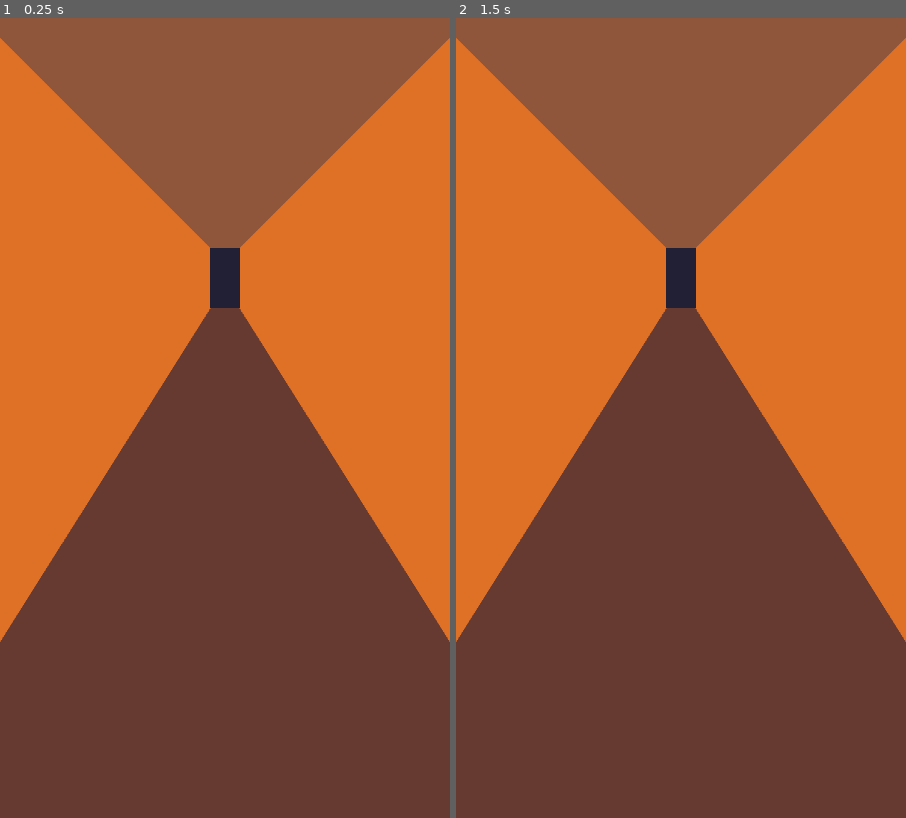
Above: before the commit, frames 1-2 (left to right).
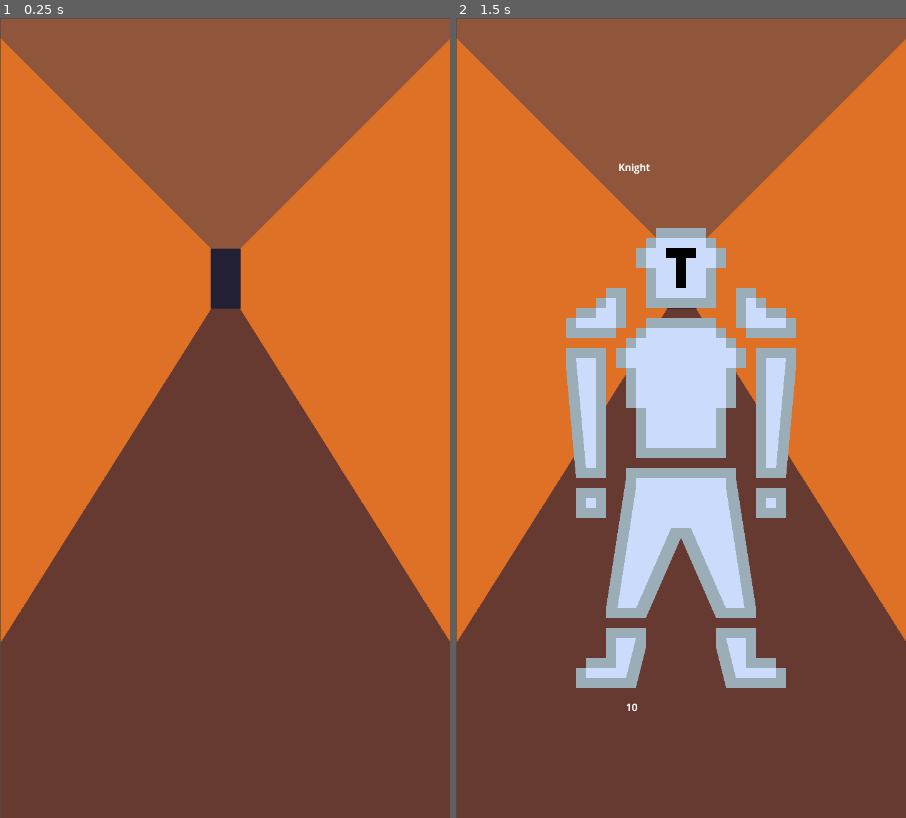
Above: after the commit, the same moments.

Repository: 3mhurley/swipe-of-fate
Game: Godot game, scene res://Scenes/tunnel.tscn
Same seed, same stepped clock (60 frames per second), same inputs: the game is played once before the commit and once after it. Before the commit the project starts from res://Scenes/main.tscn.
Inputs:
- Up to frame 1 (0.25 s): no input
- Up to frame 2 (1.5 s): click "Create Enemy" at 0.5 s; click "Create Enemy" at 1.25 s

The runs differ from the first frame. In frame 1, 0.6% of the frame differs, in the area x 0-100%, y 0-78%; in frame 2, 17%, in the area x 0-100%, y 0-87%.

Commit message:
Reverting to commit 54edde42b8a361de806e892f7af263e0cc869e3a

Diff:
--- a/Scenes/main.tscn
+++ b/Scenes/main.tscn
@@ -5,23 +5,8 @@
 [node name="Main" type="Node2D"]
 
 [node name="GameScreen" type="Node2D" parent="."]
-y_sort_enabled = true
 
 [node name="Player" type="Node2D" parent="GameScreen"]
-z_index = 1
-y_sort_enabled = true
-
-[node name="ProgressBar" type="ProgressBar" parent="GameScreen/Player"]
-z_index = 1
-y_sort_enabled = true
-offset_left = 100.0
-offset_top = 950.0
-offset_right = 600.0
-offset_bottom = 1250.0
-max_value = 10.0
-step = 1.0
-value = 10.0
-show_percentage = false
 
 [node name="Enemy" type="Node2D" parent="GameScreen"]
 
--- a/Scenes/tunnel.tscn
+++ b/Scenes/tunnel.tscn
@@ -1,40 +1,24 @@
-[gd_scene load_steps=4 format=3 uid="uid://buy303q1o7s3"]
+[gd_scene load_steps=3 format=3 uid="uid://buy303q1o7s3"]
 
 [ext_resource type="Script" path="res://Scripts/tunnel.gd" id="1_3vofj"]
 [ext_resource type="Texture2D" uid="uid://cy5agph5kcjmt" path="res://Sprites/Hall-0001.png" id="1_chi24"]
 
-[sub_resource type="TileSet" id="TileSet_wcot0"]
-
 [node name="Tunnel" type="Node2D"]
-y_sort_enabled = true
 script = ExtResource("1_3vofj")
 
 [node name="CanvasLayer" type="CanvasLayer" parent="."]
 
+[node name="Sprite2D" type="Sprite2D" parent="CanvasLayer"]
+position = Vector2(361, 641)
+texture = ExtResource("1_chi24")
+
 [node name="Spawn" type="Node2D" parent="CanvasLayer"]
 
-[node name="TileMapLayer" type="TileMapLayer" parent="CanvasLayer"]
-visible = false
-tile_set = SubResource("TileSet_wcot0")
-
-[node name="TextureRect" type="TextureRect" parent="CanvasLayer"]
-visible = false
-y_sort_enabled = true
-offset_right = 40.0
-offset_bottom = 40.0
-texture = ExtResource("1_chi24")
-
-[node name="Sprite2D" type="Sprite2D" parent="CanvasLayer"]
-texture = ExtResource("1_chi24")
-centered = false
-
 [node name="Button" type="Button" parent="."]
-z_index = 1
-y_sort_enabled = true
-offset_left = 18.0
-offset_top = 14.0
-offset_right = 134.0
-offset_bottom = 92.0
+offset_left = 22.0
+offset_top = 16.0
+offset_right = 138.0
+offset_bottom = 94.0
 text = "Create Enemy"
 
 [connection signal="pressed" from="Button" to="." method="_on_button_pressed"]
--- a/project.godot
+++ b/project.godot
@@ -11,7 +11,7 @@
 [application]
 
 config/name="Swipe of Fate"
-run/main_scene="res://Scenes/main.tscn"
+run/main_scene="res://Scenes/tunnel.tscn"
 config/features=PackedStringArray("4.3", "Mobile")
 config/icon="res://icon.svg"
 
